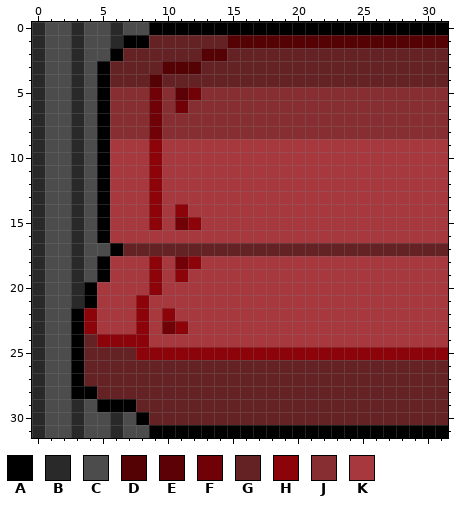
Pixel-art sprite, stored at gfx/MShockXotto+/pngs_tiles_32x32/vehicle/seats/vp_seat_back_right_down.png. The picture above was drawn from the file before the commit.
The file is 32x32 pixels. Colours within 5 levels of each other are drawn and written as one.
Palette (. is transparent): A #000000  B #292929  C #4c4c4c  D #550205  E #5c0206  F #700207  G #652225  H #8c0309  J #862e32  K #a7393e
Pixels before, first column x 0:
 0 BCCBCCBCCAAAAAAAAAAAAAAAAAAAAAAA
 1 BCCBCCBAAGGGGGGDDDDDDDDDDDDDDDDD
 2 BCCBCCAGGGGGGDDGGGGGGGGGGGGGGGGG
 3 BCCBCAGGGGDDDGGGGGGGGGGGGGGGGGGG
 4 BCCBCAGGGDGGGGGGGGGGGGGGGGGGGGGG
 5 BCCBCAJJJFJEFJJJJJJJJJJJJJJJJJJJ
 6 BCCBCAJJJFJFJJJJJJJJJJJJJJJJJJJJ
 7 BCCBCAJJJFJJJJJJJJJJJJJJJJJJJJJJ
 8 BCCBCAJJJFJJJJJJJJJJJJJJJJJJJJJJ
 9 BCCBCAKKKHKKKKKKKKKKKKKKKKKKKKKK
10 BCCBCAKKKHKKKKKKKKKKKKKKKKKKKKKK
11 BCCBCAKKKHKKKKKKKKKKKKKKKKKKKKKK
12 BCCBCAKKKHKKKKKKKKKKKKKKKKKKKKKK
13 BCCBCAKKKHKKKKKKKKKKKKKKKKKKKKKK
14 BCCBCAKKKHKHKKKKKKKKKKKKKKKKKKKK
15 BCCBCAKKKHKFHKKKKKKKKKKKKKKKKKKK
16 BCCBCAKKKKKKKKKKKKKKKKKKKKKKKKKK
17 BCCBCCAGGGGGGGGGGGGGGGGGGGGGGGGG
18 BCCBCAKKKHKFHKKKKKKKKKKKKKKKKKKK
19 BCCBCAKKKHKHKKKKKKKKKKKKKKKKKKKK
20 BCCBAKKKKHKKKKKKKKKKKKKKKKKKKKKK
21 BCCBAKKKHKKKKKKKKKKKKKKKKKKKKKKK
22 BCCAHKKKHKHKKKKKKKKKKKKKKKKKKKKK
23 BCCAHKKKHKFHKKKKKKKKKKKKKKKKKKKK
24 BCCAGHHHHKKKKKKKKKKKKKKKKKKKKKKK
25 BCCAGGGGHHHHHHHHHHHHHHHHHHHHHHHH
26 BCCAGGGGGGGGGGGGGGGGGGGGGGGGGGGG
27 BCCAGGGGGGGGGGGGGGGGGGGGGGGGGGGG
28 BCCAAGGGGGGGGGGGGGGGGGGGGGGGGGGG
29 BCCBCAAAGGGGGGGGGGGGGGGGGGGGGGGG
30 BCCBCCBCAGGGGGGGGGGGGGGGGGGGGGGG
31 BCCBCCBCCAAAAAAAAAAAAAAAAAAAAAAA
New version:
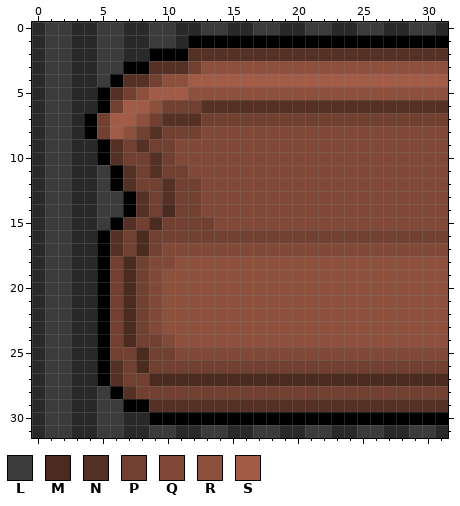
Colours new in this view: L #3b3b3b  M #4b2a20  N #553024  P #714031  Q #804938  R #8d503d  S #a25b46
From old to new:
Changed rows in their new state; - is an unchanged pixel.
first column x 1:
 0 LL-BLLBBLLBBLLBBLLBBLLBBLLBBLLB
 1 LL-BLLBBLLBAAAAAAAAAAAAAAAAAAAA
 2 LL-BLLBBAAANNNNNNNNNNNNNNNNNNNN
 3 LL-BLLAANNNPRRRRRRRRRRRRRRRRRRR
 4 LL-BLANNPRRSSSSSSSSSSSSSSSSSSSS
 5 LL-B-NPRSSSRRRRRRRRRRRRRRRRRRRR
 6 LL-B-PSSRPPPNNNNNNNNNNNNNNNNNNN
 7 LL-APSSRPNNNPPPPPPPPPPPPPPPPPPP
 8 LL-APSRPNPPPQQQQQQQQQQQQQQQQQQQ
 9 LL-B-NPNPPQQQQQQQQQQQQQQQQQQQQQ
10 LL-B-NPPNPQQQQQQQQQQQQQQQQQQQQQ
11 LL-BLANPNPPQQQQQQQQQQQQQQQQQQQQ
12 LL-BLANPPNPPQQQQQQQQQQQQQQQQQQQ
13 LL-BLLANPNPPQQQQQQQQQQQQQQQQQQQ
14 LL-BLLANPMPPQQQQQQQQQQQQQQQQQQQ
15 LL-BLANPMPPPPQQQQQQQQQQQQQQQQQQ
16 LL-B-NPMPPPPPPPPPPPPPPPPPPPPPPP
17 LL-BANPMPQQQQQQQQQQQQQQQQQQQQQQ
18 LL-B-PMPQQRRRRRRRRRRRRRRRRRRRRR
19 LL-B-PMPQRRRRRRRRRRRRRRRRRRRRRR
20 LL-BAPMPQRRRRRRRRRRRRRRRRRRRRRR
21 LL-BAPMPQRRRRRRRRRRRRRRRRRRRRRR
22 LLBBAPMPQRRRRRRRRRRRRRRRRRRRRRR
23 LLBBAPMPQRRRRRRRRRRRRRRRRRRRRRR
24 LLBBAPMPPQRRRRRRRRRRRRRRRRRRRRR
25 LLBBAPPMPPQQQQQQQQQQQQQQQQQQQQQ
26 LLBBANPMPPPPPPPPPPPPPPPPPPPPPPP
27 LLBBANPPMMMMMMMMMMMMMMMMMMMMMMM
28 LLBBLANPPPPPPPPPPPPPPPPPPPPPPPP
29 LL-BLL-ANNNNNNNNNNNNNNNNNNNNNNN
30 LL-BLLBBAAAAAAAAAAAAAAAAAAAAAAA
31 LL-BLLBBLLBBLLBBLLBBLLBBLLBBLLB
Boxes around the changes in both pictures, in picture pixels (x1, y1, x2, y2):
changed: (45, 22, 448, 438)
